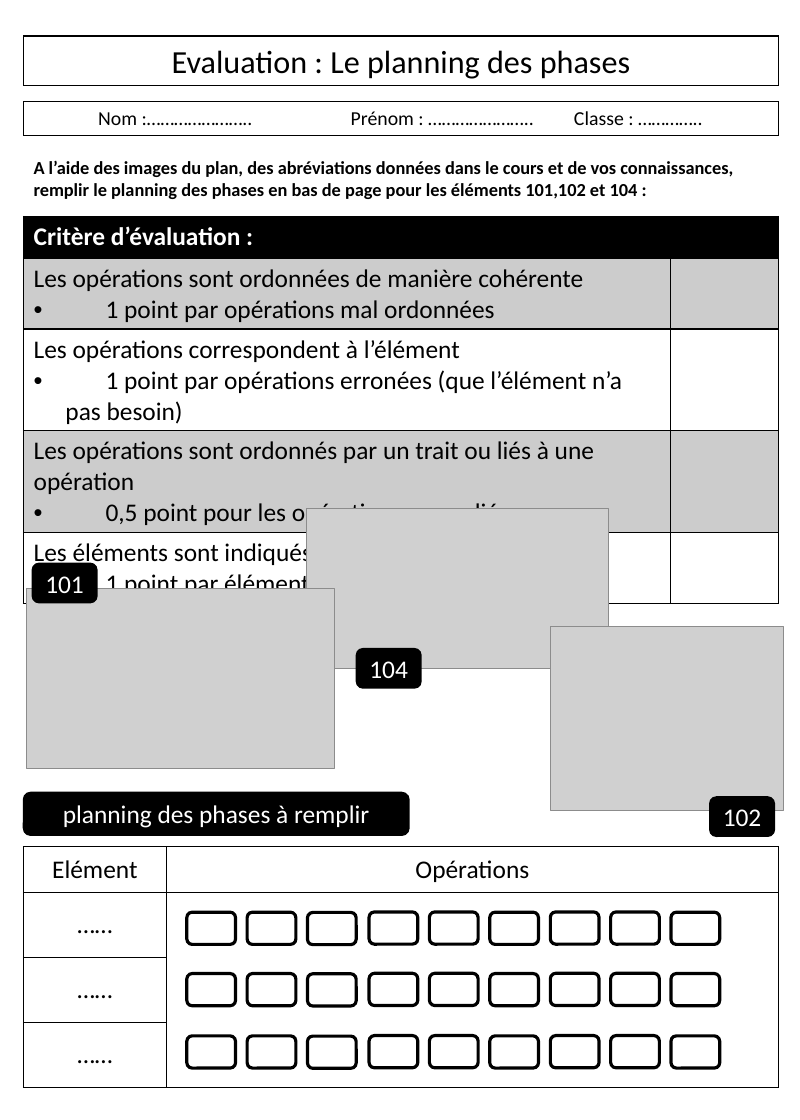
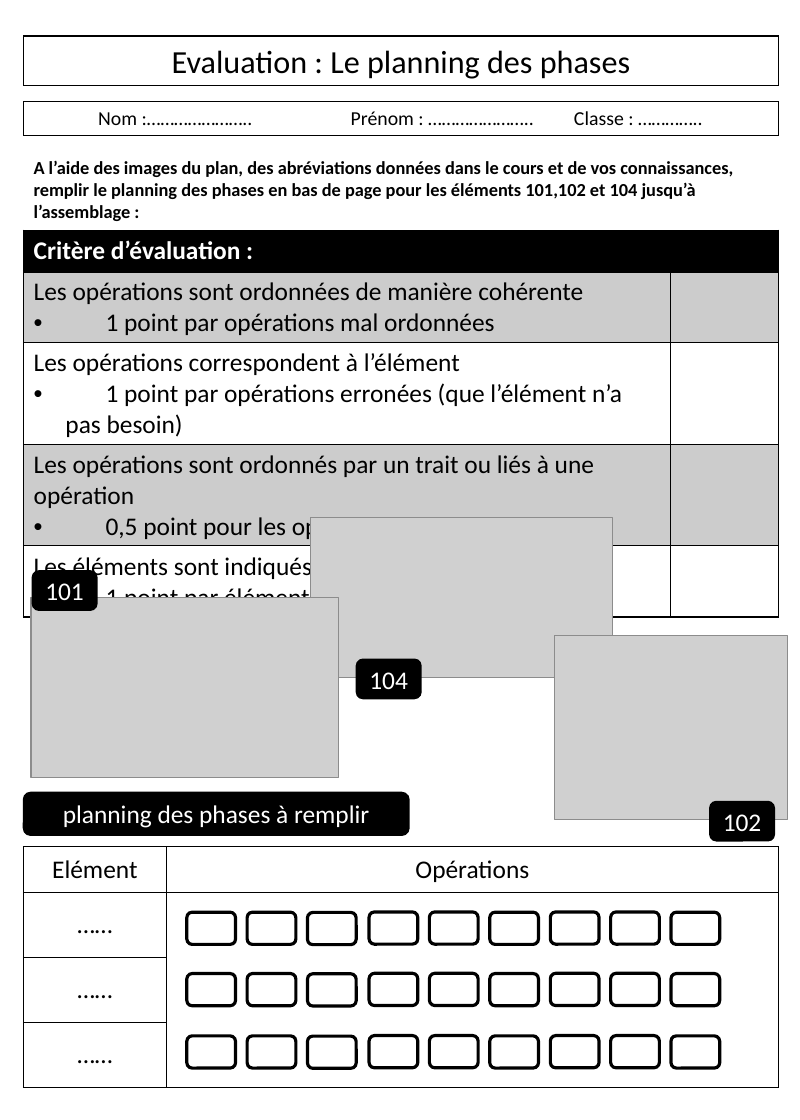
Before and after one commit to kduchevreuil/Cours-Menuiserie, a slide deck: slide 4 of Le planning de phase.pptx. Drawn at 800x1120 pixels with LibreOffice and Linux fonts; fonts in the diff are those of the drawing; grey boxes stand for pictures. Boxes give left, top, right and bottom in pixels: in the first picture for what was removed or moved away, otherwise in the second. Text is boxed around its words. In the diff, an @@ line names an element or a change of style, - is before the commit and + after.

```diff
--- a/Le planning de phase.pptx
+++ b/Le planning de phase.pptx
@@ text at [34,161,733,221]: text changed @@
-A l’aide des images du plan, des abréviations données dans le cours et de vos connaissances, remplir le planning des phases en bas de page pour les éléments 101,102 et 104 :
+A l’aide des images du plan, des abréviations données dans le cours et de vos connaissances, remplir le planning des phases en bas de page pour les éléments 101,102 et 104 jusqu’à l’assemblage :
@@ table: place and size @@
-table at [23,217,780,602]
+table at [23,231,780,616]
@@ 3 pictures: place and size @@
-3 pictures at [26,509,784,811]
+3 pictures at [32,517,788,820]
@@ rounded rectangle "101": place and size @@
-rounded rectangle "101" at [33,564,98,604]
+rounded rectangle "101" at [33,571,98,611]
@@ rounded rectangle "104": place and size @@
-rounded rectangle "104" at [357,650,422,689]
+rounded rectangle "104" at [357,660,422,699]
@@ rounded rectangle "102": place and size @@
-rounded rectangle "102" at [711,797,776,837]
+rounded rectangle "102" at [711,802,776,842]
```
Also in this commit, not shown: 1 other slide changed, 2 other files.
